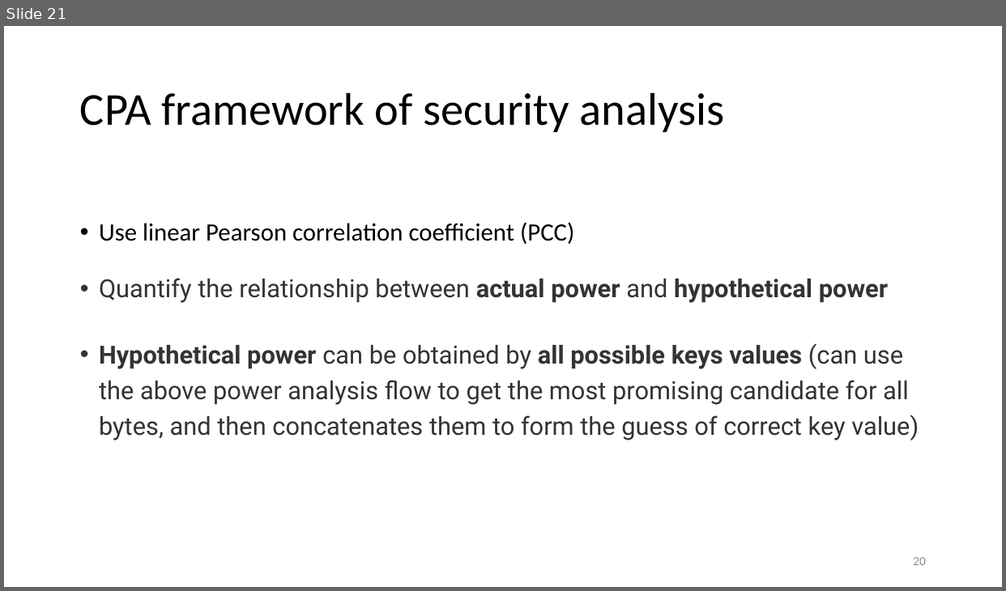
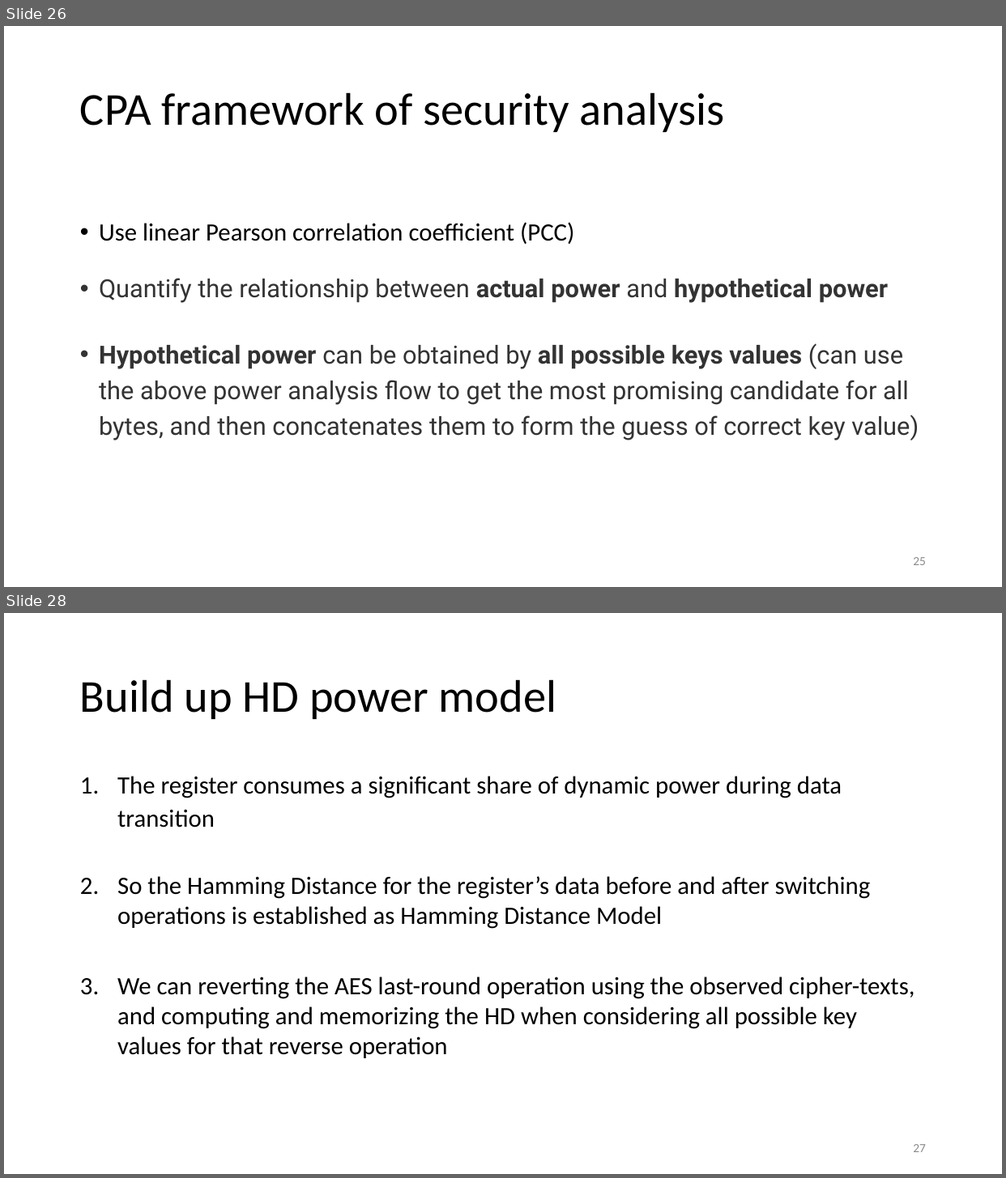
Before and after one commit to Pacific-Feng-Studuies/Studied-Papers, a slide deck: GM/X-Volt Joint Tuning of Driver Strengths and Supply Voltages/X-Volt Joint Tuning of Driver Strengths and Supply Voltages.pptx. Shown one above the other, each under a label of ours: slide 21 before the commit, slides 26 and 28 after it; the slides between them are not shown. The pictures are 1006x591 and 1006x1178 pixels, drawn with LibreOffice and Linux fonts; fonts in the diff are those of the drawing. Boxes give left, top, right and bottom in pixels: in the first picture for what was removed or moved away, otherwise in the second. Text is boxed around its words. In the diff, an @@ line names an element or a change of style, - is before the commit and + after.

```diff
--- a/GM/X-Volt Joint Tuning of Driver Strengths and Supply Voltages/X-Volt Joint Tuning of Driver Strengths and Supply Voltages.pptx
+++ b/GM/X-Volt Joint Tuning of Driver Strengths and Supply Voltages/X-Volt Joint Tuning of Driver Strengths and Supply Voltages.pptx
@@ slide 28 added at (4, 613, 1002, 1174), background #FFFFFF @@
@@ title added at (80, 679, 556, 719), 44 pt, text #000000 @@
+Build up HD power model
@@ text added at (117, 776, 914, 1059), 24 pt, text #000000 @@
+1. The register consumes a significant share of dynamic power during data transition
+2. So the Hamming Distance for the register’s data before and after switching operations is established as Hamming Distance Model
+3. We can reverting the AES last-round operation using the observed cipher-texts, and computing and memorizing the HD when considering all possible key values for that reverse operation
@@ page number added at (913, 1144, 926, 1152), 12 pt, text #8C8C8C @@
+27
@@ what was slide 21 is now slide 26 @@
@@ page number at (913, 557, 926, 565): text changed @@
-20
+25
```
Also in this commit, not shown: 5 slides changed, 32 other slides added.
